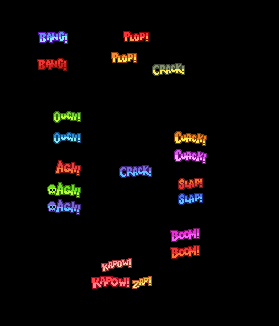
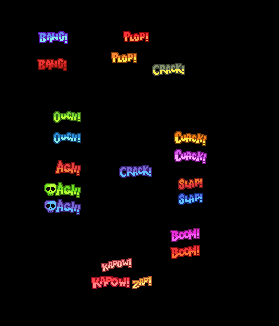
Layer changes from the first 279x326 image to the second:
painted on "Skull" (1st of 2, in "ComicText_AghGreen.png") over (44, 183, 57, 196)
painted on "Skull" (2nd of 2, in "ComicText_AghPurple.png") over (44, 200, 57, 213)
